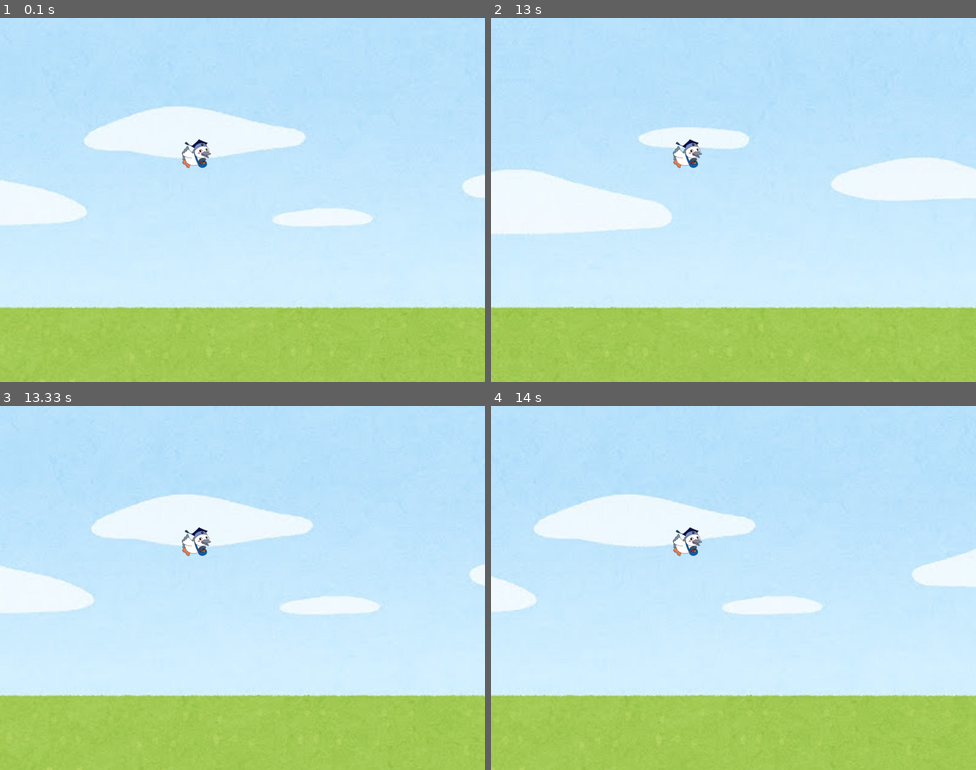
Above: before the commit, frames 1-4 (two rows, left to right).
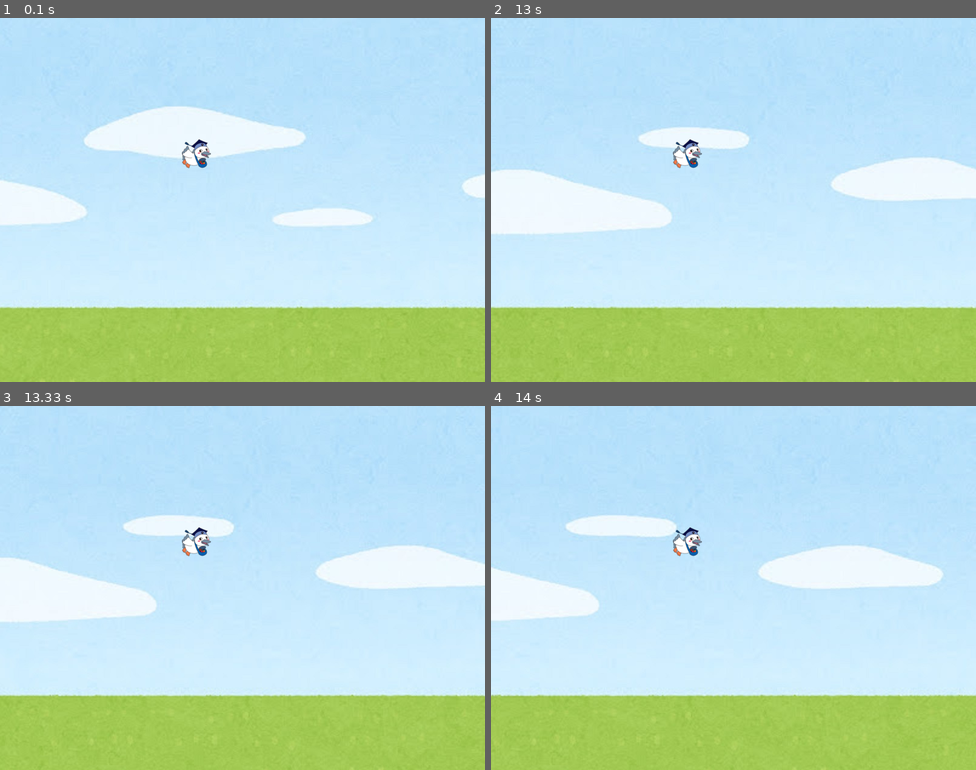
Above: after the commit, the same moments.

Repository: c0a241459b/ProjExD_1
Game: pygame game, started from pygame_image.py
The game is run twice, just before and just after one commit, with the same random seed, the same clock (stepped at 60 frames per second) and the same inputs.
Inputs:
- Up to frame 1 (0.1 s): no input
- Up to frame 2 (13 s): no input
- Up to frame 3 (13.33 s): no input
- Up to frame 4 (14 s): no input

Frames 1-2 are identical in both runs. In frame 3, 9.1% of the frame differs, in the area x 0-100%, y 24-93%; in frame 4, 9.3%.

Commit message:
練習9:残像無し

Diff:
--- a/pygame_image.py
+++ b/pygame_image.py
@@ -24,10 +24,11 @@
             if event.type == pg.QUIT: return
 
         bg_x -= 1
-        if bg_x <= -1600:
+        if bg_x <= -3200:
             bg_x = 0
         screen.blit(bg_img, (bg_x, 0))
         screen.blit(bg_img2, (bg_x + 1600, 0))
+        screen.blit(bg_img, (bg_x + 3200, 0))
         screen.blit(kt_img, [300, 200])
         pg.display.update()
         tmr += 1
